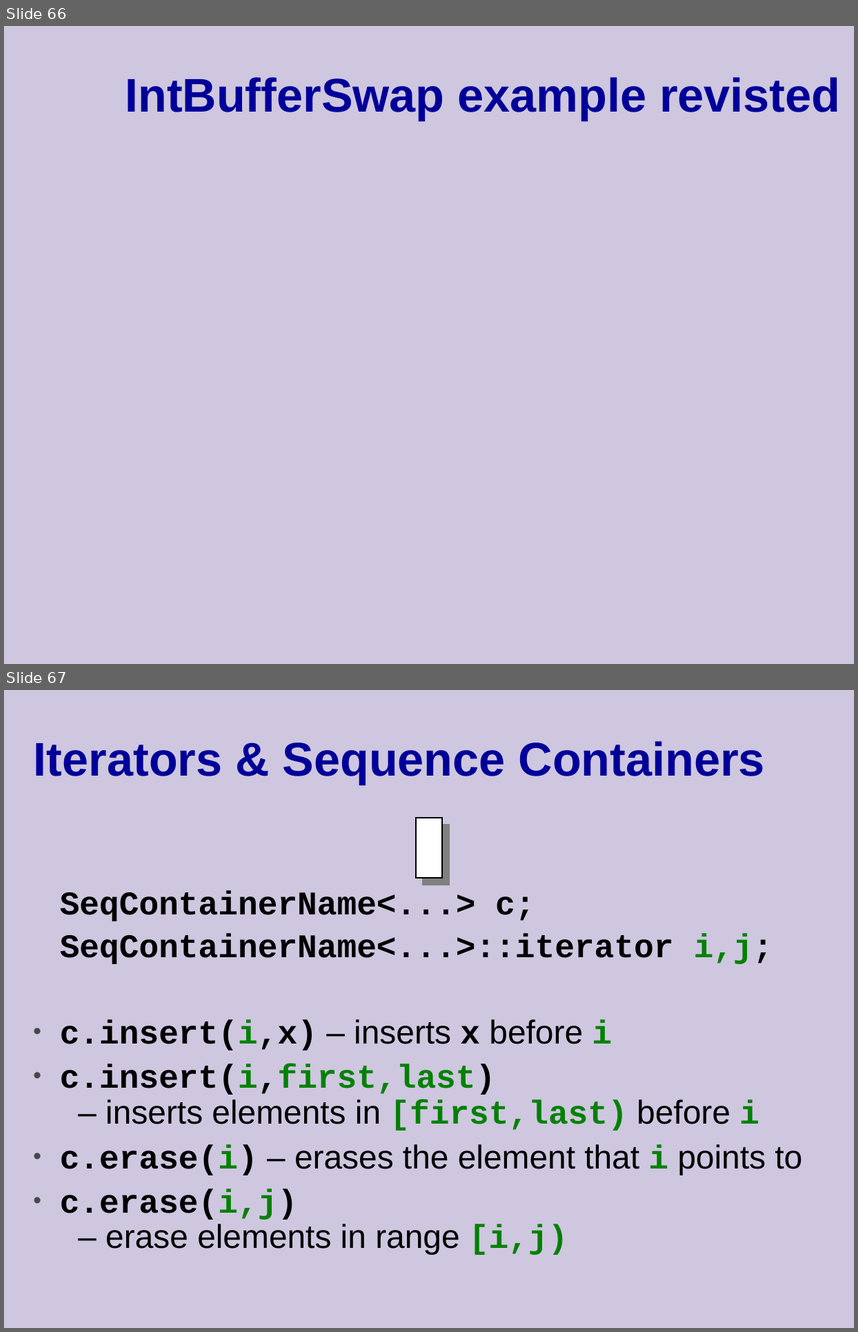
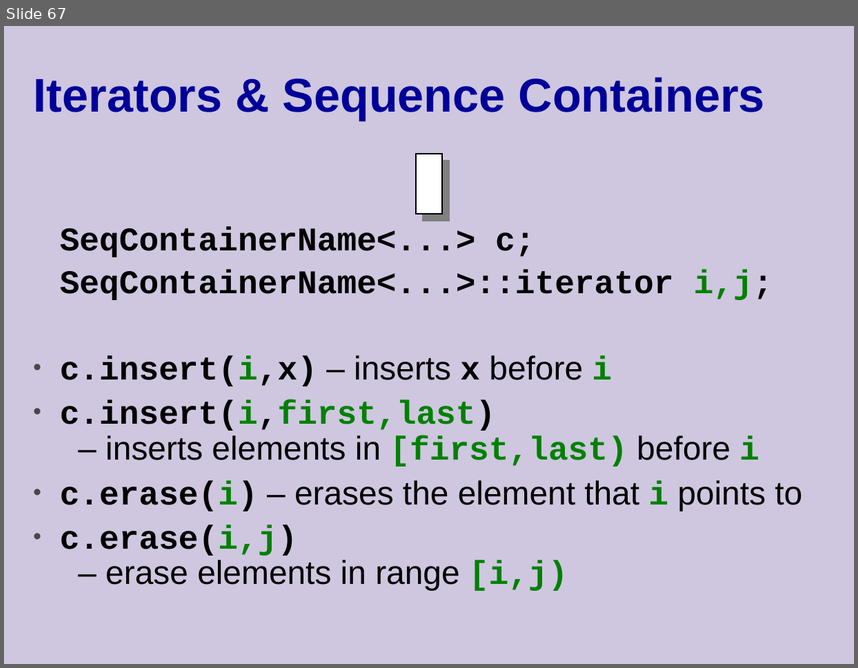
Before and after one commit to cpp-at-ariel/cpp-5778, a slide deck: week10-stl/slides-1-stl.odp. Shown one above the other, each under a label of ours: slides 66 and 67 before the commit, slide 67 after it. The pictures are 858x1332 and 858x668 pixels, drawn with LibreOffice and Linux fonts; fonts in the diff are those of the drawing. Boxes give left, top, right and bottom in pixels: in the first picture for what was removed or moved away, otherwise in the second. Text is boxed around its words. In the diff, an @@ line names an element or a change of style, - is before the commit and + after.

```diff
--- a/week10-stl/slides-1-stl.odp
+++ b/week10-stl/slides-1-stl.odp
@@ slide 66 removed at bbox=[4, 26, 854, 664], background #CEC7DF @@
@@ title removed at bbox=[125, 77, 840, 121] @@
-IntBufferSwap example revisted
```
Also in this commit, not shown: 8 slides changed, 2 slides added, 38 other files.
